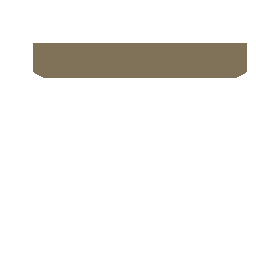
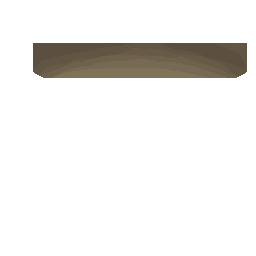
Comparing the layer stacks of the two 256px x 256px images. Changes:
added layer "Layer 1" (70%) in group "Theater" over [33, 43, 247, 78]
